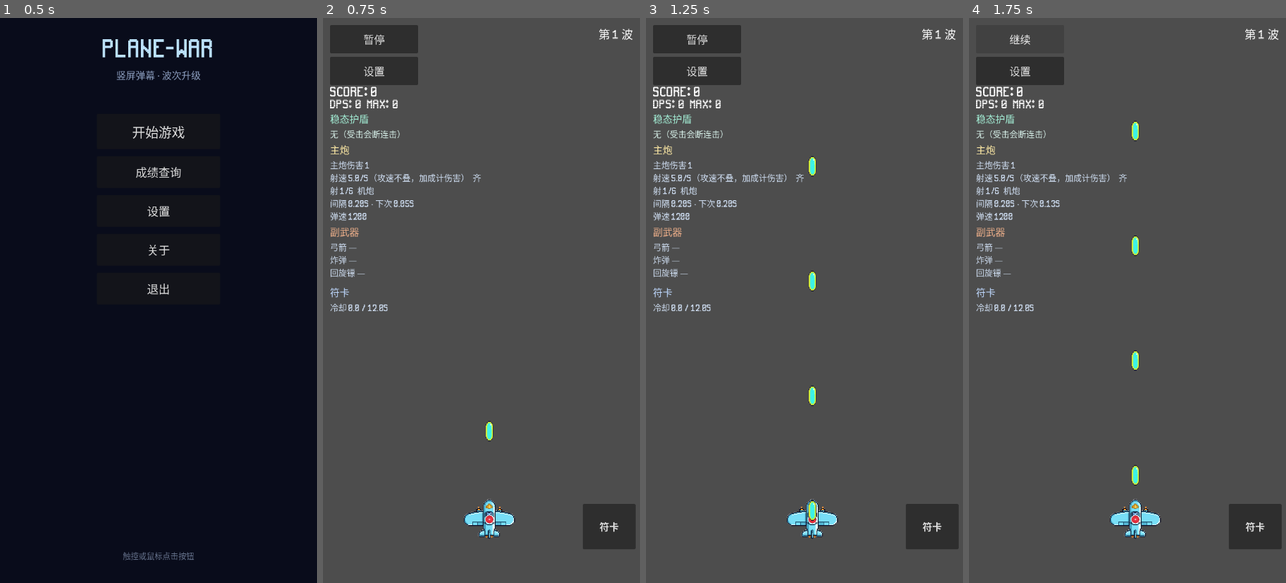
Above: before the commit, frames 1-4 (left to right).
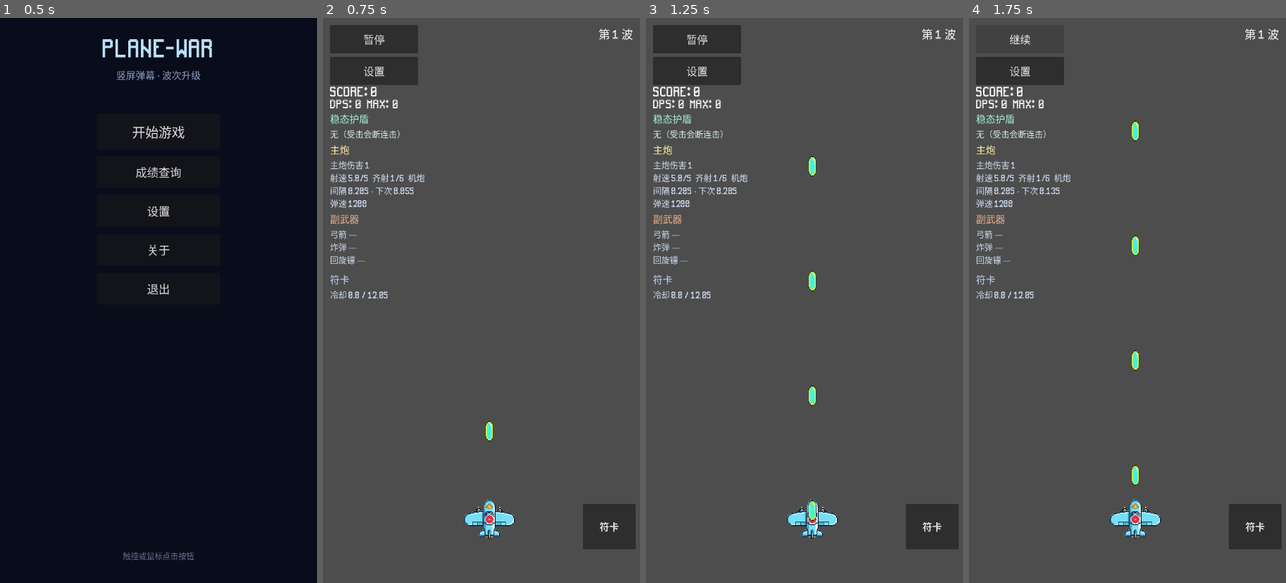
Above: after the commit, the same moments.

Repository: qingzhixing/plane-war
Game: Godot game, scene res://scenes/MainMenu.tscn
Two runs of this game, one before a commit and one after it. Both use one fixed random seed, a clock stepped at 60 frames per second and the inputs below. Sound files missing from this copy of the repository are replaced by a short silence.
Inputs:
- Up to frame 1 (0.5 s): no input
- Up to frame 2 (0.75 s): click "开始游戏" at 0.5 s
- Up to frame 3 (1.25 s): no input
- Up to frame 4 (1.75 s): click "暂停" at 1.25 s

Frame 1 is identical in both runs. In frame 2, 1.4% of the frame differs, in the area x 2-50%, y 27-52%; in frame 3, 1.4%; in frame 4, 1.4%.

Commit message:
🎮 ADD: 主炮15发/s封顶 连击与速射溢出转伤
Made-with: Cursor

Diff:
--- a/scripts/debug_upgrade_picker.gd
+++ b/scripts/debug_upgrade_picker.gd
@@ -5,7 +5,7 @@
 
 # 与 UpgradeUI + Main.apply_upgrade 对齐；含仅 Main 处理的词条
 const _ALL: Array[Dictionary] = [
-	{"id": "fire_rate", "name": "火力强化", "desc": "主炮伤害 +2"},
+	{"id": "fire_rate", "name": "速射机炮", "desc": "射速 +15%；满攻速后 +2 伤"},
 	{"id": "damage_percent", "name": "高爆弹头", "desc": "主武器伤害 +20%"},
 	{"id": "multi_shot", "name": "双联机炮", "desc": "主武器弹数 +1"},
 	{"id": "bullet_speed", "name": "高初速弹体", "desc": "主武器弹速 +12%"},
--- a/scripts/hud.gd
+++ b/scripts/hud.gd
@@ -389,6 +389,7 @@
 func _update_stats_label() -> void:
 	if _main_gun_stats == null or _side_weapon_stats == null or _spell_stats == null or _shield_stats == null:
 		return
+	const C_FR := "#ffcc66"
 	const C_BS := "#7eb8da"
 	var main_lines: PackedStringArray = []
 	var side_lines: PackedStringArray = []
@@ -410,7 +411,10 @@
 		var main_cd := 0.0
 		if _player.has_method("get_main_fire_cd_remaining"):
 			main_cd = float(_player.get_main_fire_cd_remaining())
+		var fr_mult := 1.0
 		var bs_mult := 1.0
+		if _player.has_method("get_combo_fire_rate_mult"):
+			fr_mult = float(_player.get_combo_fire_rate_mult())
 		if _player.has_method("get_combo_bullet_speed_mult"):
 			bs_mult = float(_player.get_combo_bullet_speed_mult())
 		var eff_dmg := 1.0
@@ -422,7 +426,11 @@
 		else:
 			dmg_line += "%.1f" % eff_dmg
 		main_lines.append(dmg_line)
-		var line1 := "射速 %.1f/s（攻速不叠，加成计伤害）" % rof
+		var line1 := "射速 %.1f/s" % rof
+		if fr_mult > 1.009:
+			line1 += "[color=%s](连击×%.2f)[/color]" % [C_FR, fr_mult]
+		if rof >= 14.5:
+			line1 += " [color=%s]上限[/color]" % C_FR
 		line1 += "  齐射 %d/%d  %s" % [bc, bmax, mode_str]
 		main_lines.append(line1)
 		main_lines.append("间隔 %.2fs · 下次 %.2fs" % [eff_iv, main_cd])
--- a/scripts/player.gd
+++ b/scripts/player.gd
@@ -55,6 +55,8 @@
 var _has_shield: bool = false
 var _shield_node: Node2D
 const _PlayerShieldScene := preload("res://scenes/vfx/PlayerShield.tscn")
+## 基础射速 1/0.2=5/s，3× 封顶 → 超过部分转伤害
+const _MAX_MAIN_ROF: float = 15.0
 
 func _ready() -> void:
 	Input.set_mouse_mode(Input.MOUSE_MODE_VISIBLE)
@@ -141,8 +143,19 @@
 	clamped.y = clamp(clamped.y, margin, viewport_rect.size.y - margin)
 	global_position = clamped
 
+func _main_rof() -> float:
+	return _combo_fire_rate_mult / maxf(0.02, fire_interval)
+
+
+func _effective_shot_interval() -> float:
+	var iv := fire_interval / maxf(0.1, _combo_fire_rate_mult)
+	if _main_rof() > _MAX_MAIN_ROF:
+		return 1.0 / _MAX_MAIN_ROF
+	return iv
+
+
 func _update_shooting(delta: float) -> void:
-	var effective_interval := fire_interval
+	var effective_interval := _effective_shot_interval()
 	if _fire_timer > effective_interval:
 		_fire_timer = effective_interval
 	_fire_timer -= delta
@@ -301,9 +314,9 @@
 	return _weapon_mode
 
 
-## HUD：有效主炮射击间隔（秒/发；攻速不叠，原攻速均转伤害）
+## HUD：有效主炮射击间隔（秒/发；达 15/s 上限后不再变快）
 func get_effective_fire_interval() -> float:
-	return fire_interval
+	return _effective_shot_interval()
 
 
 ## HUD：距离下一发主武器的时间（秒）
@@ -336,7 +349,7 @@
 
 
 func get_combo_fire_rate_mult() -> float:
-	return 1.0
+	return _combo_fire_rate_mult
 
 
 func get_combo_move_speed_mult() -> float:
@@ -359,17 +372,24 @@
 
 	if tier <= 0:
 		return
-	# 连击不加移速、不加射速；原射速档全部改为主炮伤害 + 高连弹速
 	if tier == 1:
+		_combo_fire_rate_mult = 1.15
+	elif tier == 2:
+		_combo_fire_rate_mult = 1.30
+	elif tier == 3:
+		_combo_fire_rate_mult = 1.45
 		_combo_damage_bonus = 1
-	elif tier == 2:
-		_combo_damage_bonus = 3
-	elif tier == 3:
-		_combo_damage_bonus = 6
 	else:
-		var extra: int = tier - 3
+		const FIRE_CAP: float = 3.0
+		const FIRE_PER_TIER: float = 0.08
+		var extra_tiers: int = tier - 3
+		var tiers_to_cap: int = maxi(1, int(ceil((FIRE_CAP - 1.45) / FIRE_PER_TIER)))
+		var fire_raw: float = 1.45 + FIRE_PER_TIER * float(extra_tiers)
+		_combo_fire_rate_mult = minf(FIRE_CAP, fire_raw)
 		_combo_bullet_speed_mult = 1.15
-		_combo_damage_bonus = 6 + extra * 2
+		_combo_damage_bonus = 1
+		if extra_tiers > tiers_to_cap:
+			_combo_damage_bonus += extra_tiers - tiers_to_cap
 
 
 func release_pointer() -> void:
@@ -378,7 +398,11 @@
 func apply_upgrade(upgrade_id: String) -> void:
 	match upgrade_id:
 		"fire_rate":
-			bullet_damage += 2
+			var next_iv: float = fire_interval * 0.85
+			if _combo_fire_rate_mult / maxf(0.02, next_iv) <= _MAX_MAIN_ROF + 0.02:
+				fire_interval = next_iv
+			else:
+				bullet_damage += 2
 		"damage":
 			bullet_damage += 1
 		"multi_shot":
--- a/scripts/upgrade_ui.gd
+++ b/scripts/upgrade_ui.gd
@@ -4,7 +4,7 @@
 
 const UPGRADES: Array[Dictionary] = [
 	# 主武器：基础子弹
-	{"id": "fire_rate", "name": "火力强化", "desc": "主炮伤害 +2（原射速词条已改为攻击力）"},
+	{"id": "fire_rate", "name": "速射机炮", "desc": "主武器射速 +15%；已达攻速上限时改为伤害 +2"},
 	{"id": "damage_percent", "name": "高爆弹头", "desc": "主武器伤害 +20%"},
 	{"id": "multi_shot", "name": "双联机炮", "desc": "主武器弹数 +1"},
 	{"id": "bullet_speed", "name": "高初速弹体", "desc": "主武器弹速 +12%"},
